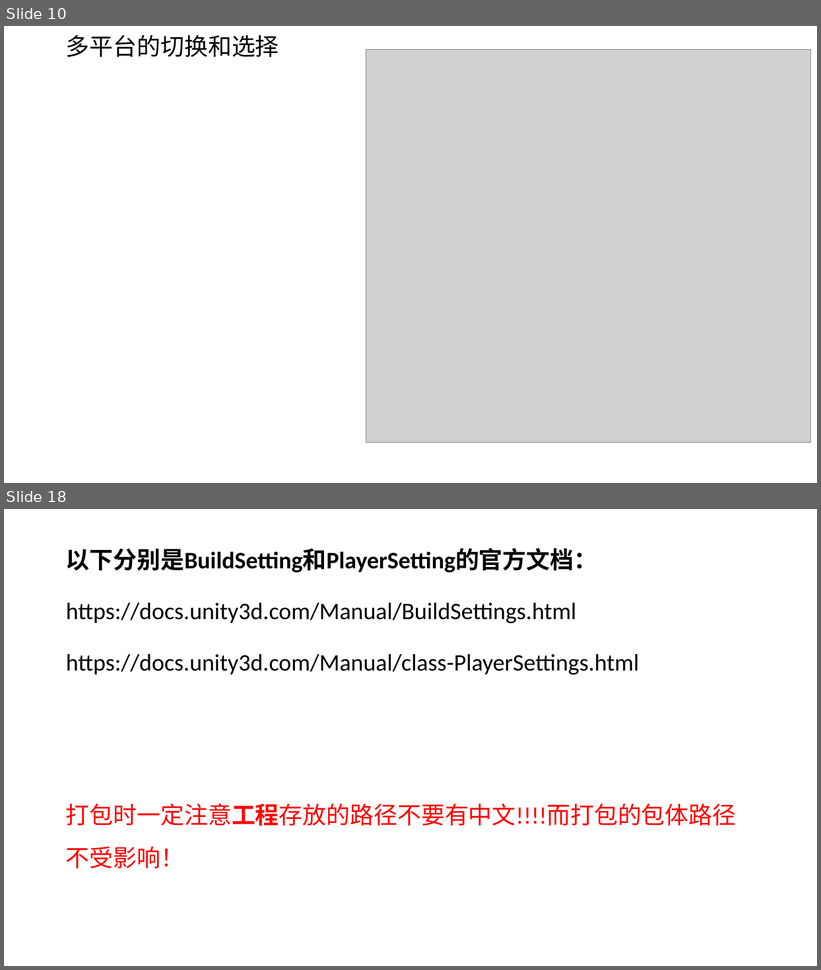
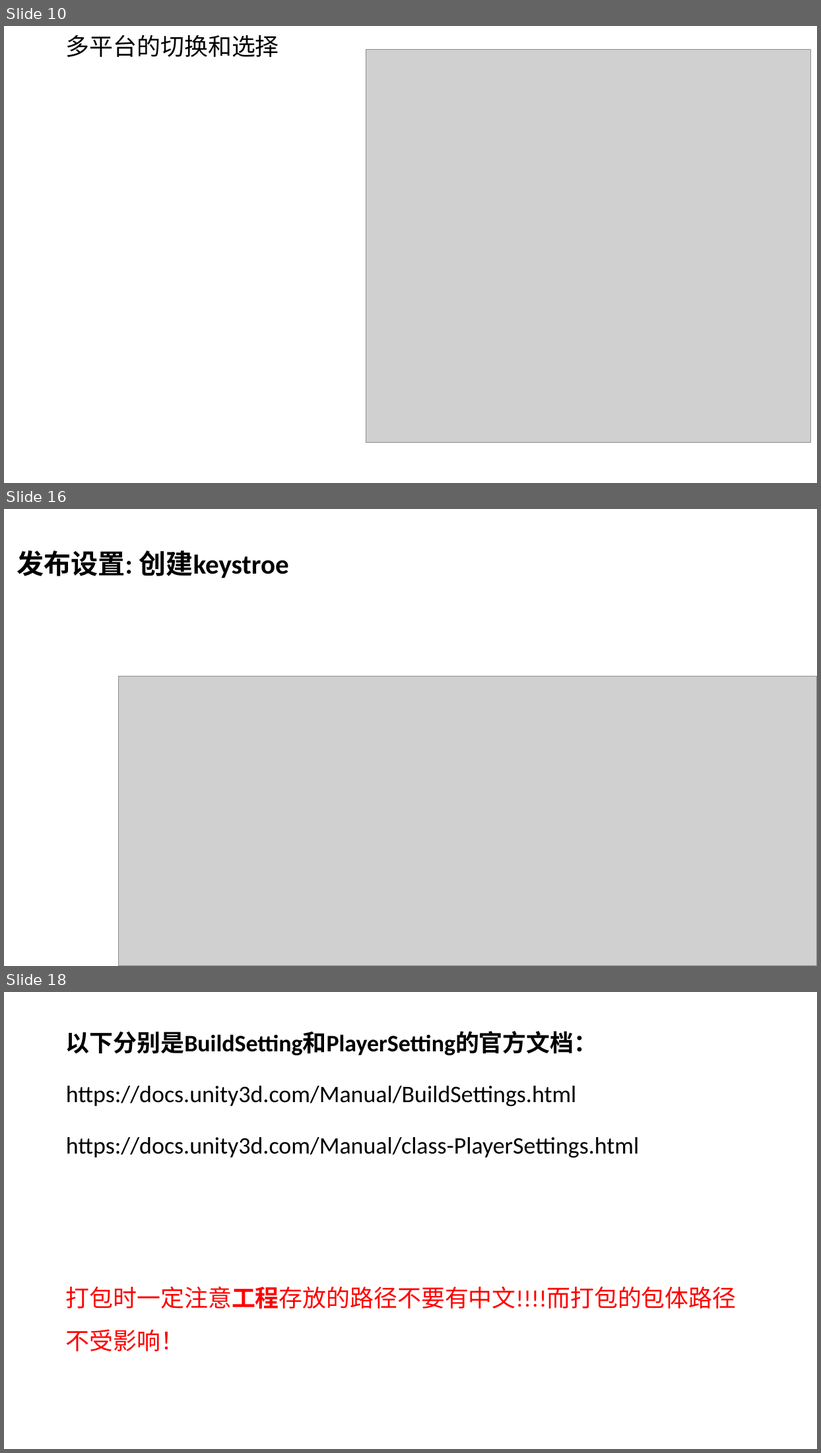
Before and after one commit to FangyeReady/Empty, a slide deck: 教学课件/20.第二十课 场景和安卓打包设置.pptx. Shown one above the other, each under a label of ours: slides 10 and 18 before the commit, slides 10, 16 and 18 after it; the slides between them are not shown. The pictures are 821x970 and 821x1453 pixels, drawn with LibreOffice and Linux fonts; fonts in the diff are those of the drawing; grey boxes stand for pictures. Boxes give left, top, right and bottom in pixels: in the first picture for what was removed or moved away, otherwise in the second. Text is boxed around its words. In the diff, an @@ line names an element or a change of style, - is before the commit and + after.

```diff
--- a/教学课件/20.第二十课 场景和安卓打包设置.pptx
+++ b/教学课件/20.第二十课 场景和安卓打包设置.pptx
@@ slide 16 added at (x1=4, y1=509, x2=817, y2=966), background #FFFFFF @@
@@ text added at (x1=17, y1=551, x2=288, y2=578), 32 pt, text #000000, bold @@
+发布设置: 创建keystroe
@@ picture added at (x1=119, y1=676, x2=817, y2=966) @@
```
Also in this commit, not shown: 2 slides changed, 4 other slides added, 5 slides removed.
